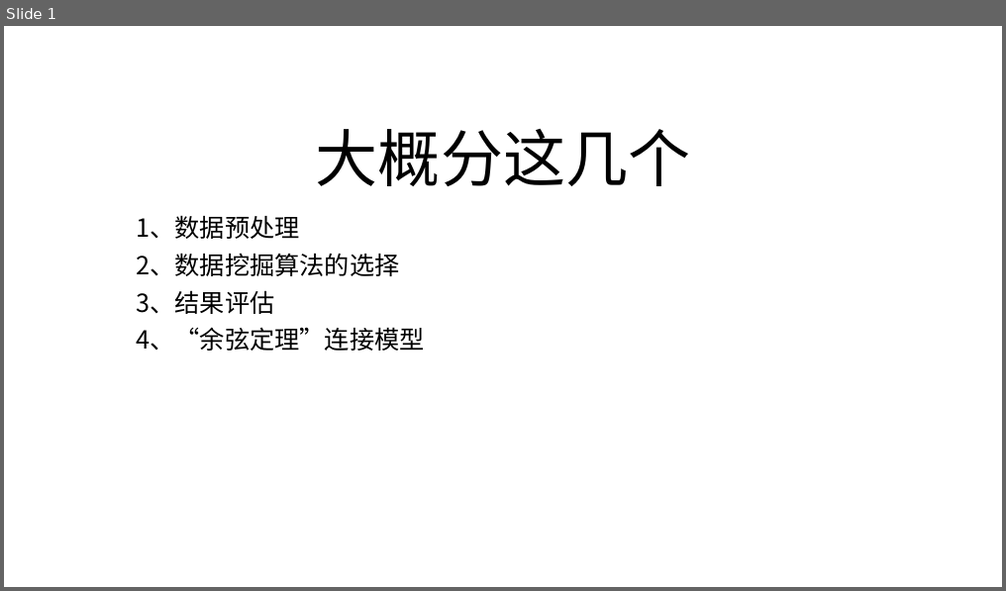
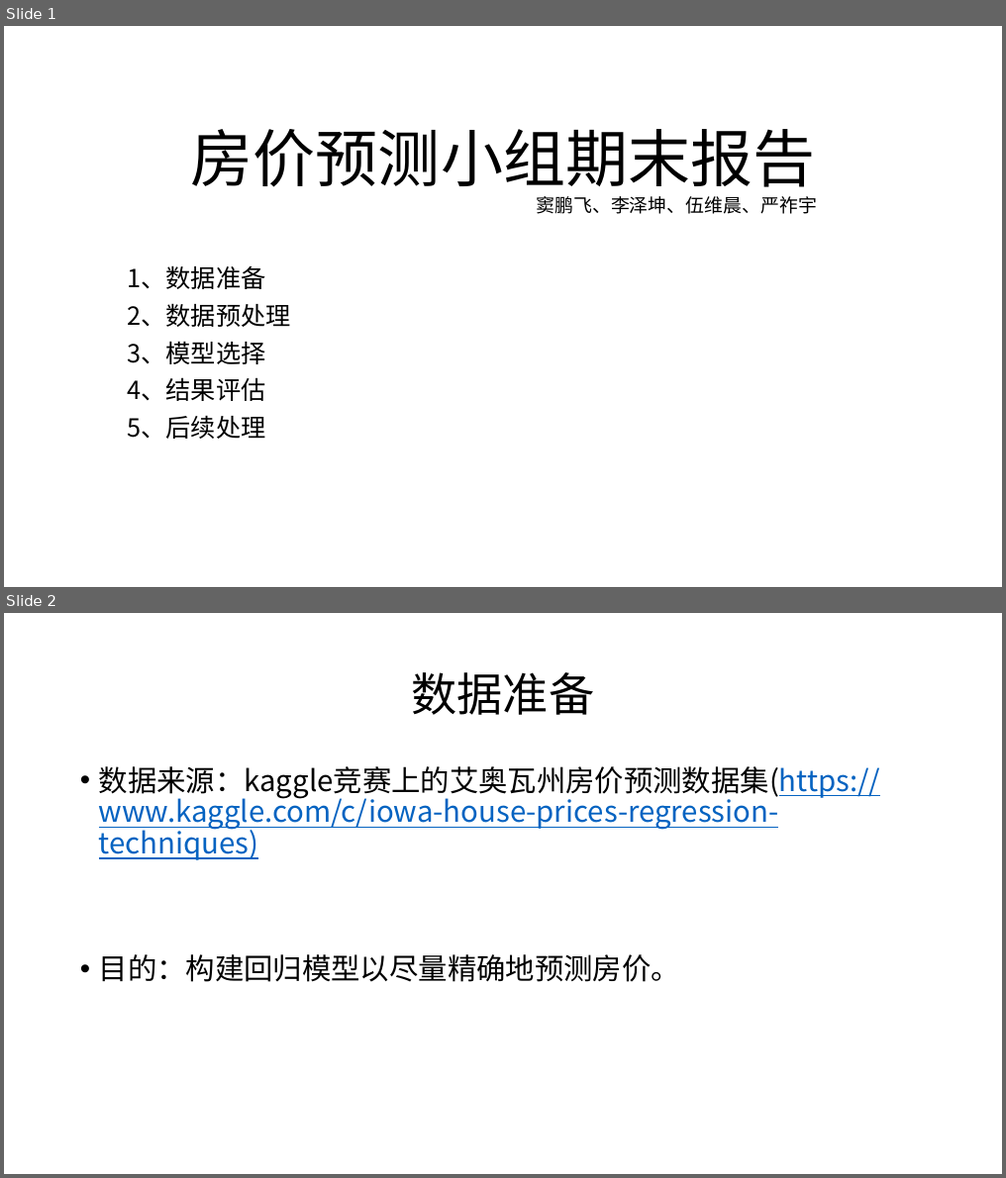
Before and after one commit to LZKPKU/-, a slide deck: 期末报告.pptx. Shown one above the other, each under a label of ours: slide 1 before the commit, slides 1 and 2 after it. The pictures are 1006x591 and 1006x1178 pixels, drawn with LibreOffice and Linux fonts; fonts in the diff are those of the drawing. Boxes give left, top, right and bottom in pixels: in the first picture for what was removed or moved away, otherwise in the second. Text is boxed around its words. In the diff, an @@ line names an element or a change of style, - is before the commit and + after.

Commit message:
报告更新

```diff
--- a/期末报告.pptx
+++ b/期末报告.pptx
@@ slide 2 added at (4, 613, 1002, 1174), background #FFFFFF @@
@@ title added at (411, 672, 594, 715), 44 pt, text #000000 @@
+数据准备
@@ text added at (99, 766, 881, 982), 28 pt, text #0563C1, underline @@
+• 数据来源：kaggle竞赛上的艾奥瓦州房价预测数据集(https://www.kaggle.com/c/iowa-house-prices-regression-techniques)
+• 目的：构建回归模型以尽量精确地预测房价。
@@ slide 1 changed as well @@
@@ title at (191, 129, 815, 197): text changed @@
-大概分这几个
+房价预测小组期末报告
@@ text added at (536, 196, 816, 214), 18 pt, text #000000 @@
+窦鹏飞、李泽坤、伍维晨、严祚宇
@@ subtitle at (128, 266, 291, 439): text changed @@
-1、数据预处理
-2、数据挖掘算法的选择
-3、结果评估
-4、“余弦定理”连接模型
+1、数据准备
+2、数据预处理
+3、模型选择
+4、结果评估
+5、后续处理
```
Also in this commit, not shown: 20 other slides changed, 5 other slides added.
